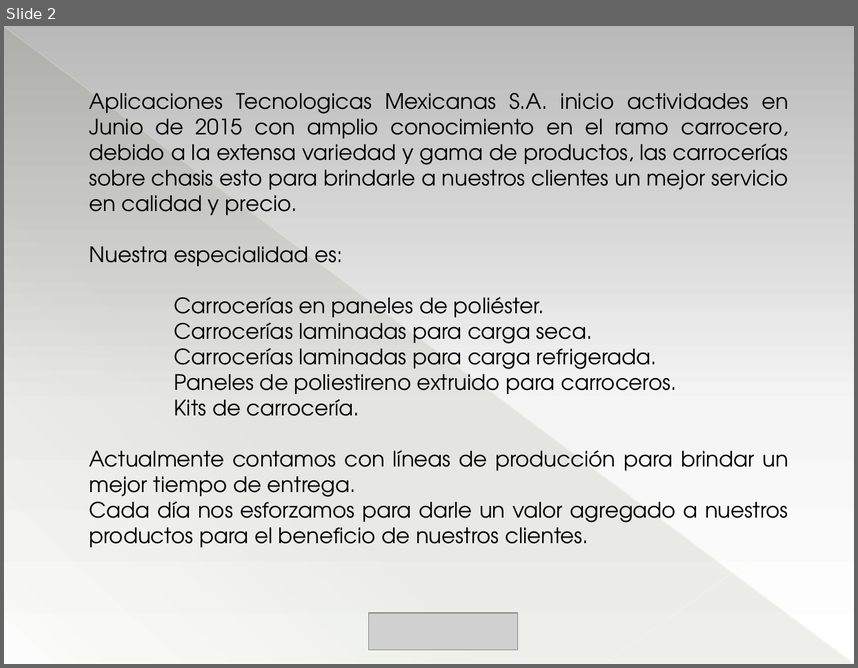
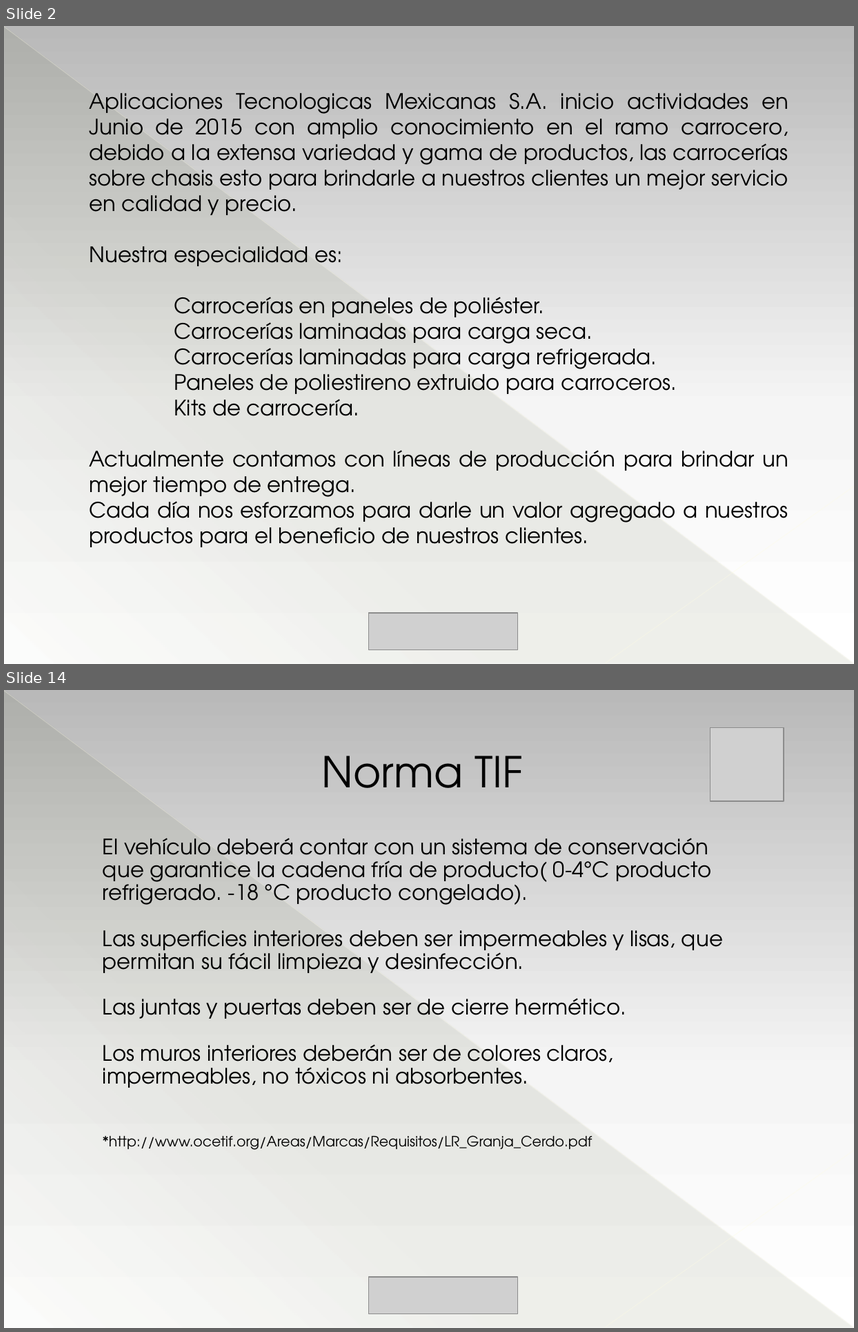
Before and after one commit to aptemex/visuales, a slide deck: Presentacion/PresentacionAptemex.pptm. Shown one above the other, each under a label of ours: slide 2 before the commit, slides 2 and 14 after it; the slides between them are not shown. The pictures are 858x668 and 858x1332 pixels, drawn with LibreOffice and Linux fonts; fonts in the diff are those of the drawing; grey boxes stand for pictures. Boxes give left, top, right and bottom in pixels: in the first picture for what was removed or moved away, otherwise in the second. Text is boxed around its words. In the diff, an @@ line names an element or a change of style, - is before the commit and + after.

```diff
--- a/Presentacion/PresentacionAptemex.pptm
+++ b/Presentacion/PresentacionAptemex.pptm
@@ slide 14 added at bbox=[4, 690, 854, 1328], background gradient #B9B9B9 to #F6F6F6 to #FFFFFF; not listed: 3 template elements that a slide beside it also shows @@
@@ picture added at bbox=[711, 727, 784, 800] @@
@@ text added at bbox=[321, 756, 523, 788], 36 pt, text #000000 @@
+Norma TIF
@@ text added at bbox=[103, 838, 723, 1150], 18 pt, text #000000 @@
+El vehículo deberá contar con un sistema de conservación que garantice la cadena fría de producto( 0-4°C producto refrigerado. -18 °C producto congelado).
+Las superficies interiores deben ser impermeables y lisas, que permitan su fácil limpieza y desinfección.
+Las juntas y puertas deben ser de cierre hermético.
+Los muros interiores deberán ser de colores claros, impermeables, no tóxicos ni absorbentes.
+*http://www.ocetif.org/Areas/Marcas/Requisitos/LR_Granja_Cerdo.pdf
@@ picture added at bbox=[369, 1276, 517, 1313] @@
```
Also in this commit, not shown: 1 slide changed, 16 other slides added, 6 slides removed, 2 other files.
